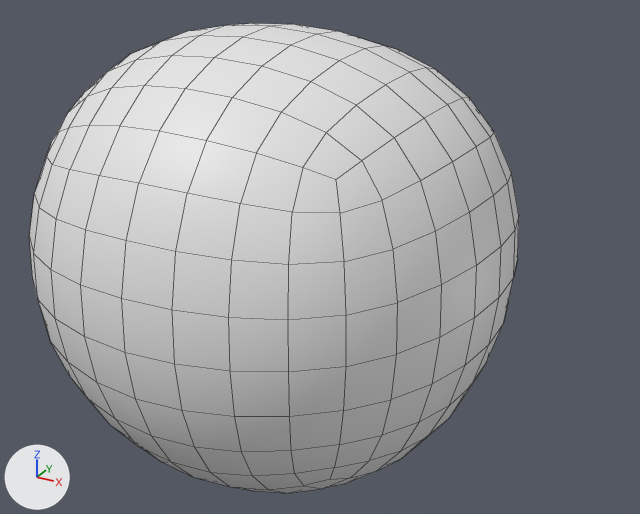
One commit to the Blender file dwarf.blend: the scene before it, then after it.
Both versions are drawn from a camera (50 mm lens) standing at (1.51, -2.45, 1.24) and looking at (0.15, 0.02, 0.0). The axes (+X, +Y, +Z) are drawn at lower left. The lights are the same throughout. Mesh edges are drawn as thin lines.

Before the edit, the objects in view are built like this:
```python
me_cube_003 = bpy.data.meshes.new('Cube.003')
me_cube_003.from_pydata(...)  # 386 vertices, 384 faces; spans x -0.8..0.8, y -0.83..0.67, z -0.84..0.78
me_cube_003.polygons.foreach_set('use_smooth', [True] * 384)
ob_head = bpy.data.objects.new('head', me_cube_003)
ob_head.location = (0.0, 0.0, 0.0)
```
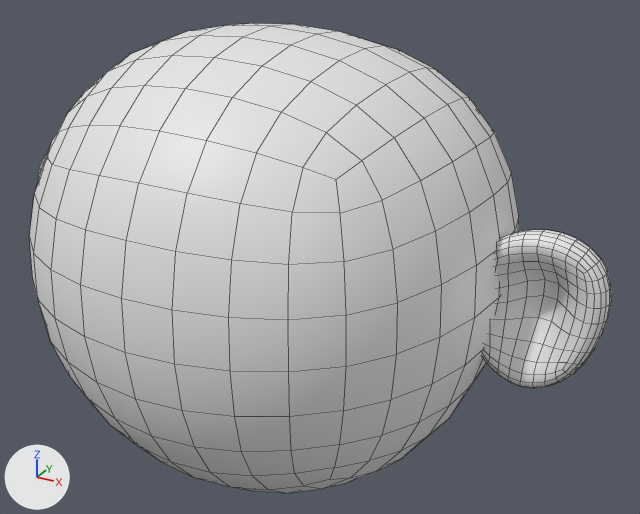
Edits to the bpy script that builds the scene:
```text
Add me_cube_004:
    me_cube_004.from_pydata(...)  # 386 vertices, 384 faces; spans x 0.694..1.132, y -0.039..0.157, z -0.282..0.252
    me_cube_004.polygons.foreach_set('use_smooth', [True] * 384)
Add ob_cube:
    ob_cube = bpy.data.objects.new('Cube', me_cube_004)
    ob_cube.location = (0.0, 0.0, 0.0)
    _m = ob_cube.modifiers.new('Mirror', 'MIRROR')
```

Location of each change, (x1, y1, x2, y2) in pixels of the pictures (640 x 514 px):
'Cube', added
    after: (38, 154, 611, 388)
